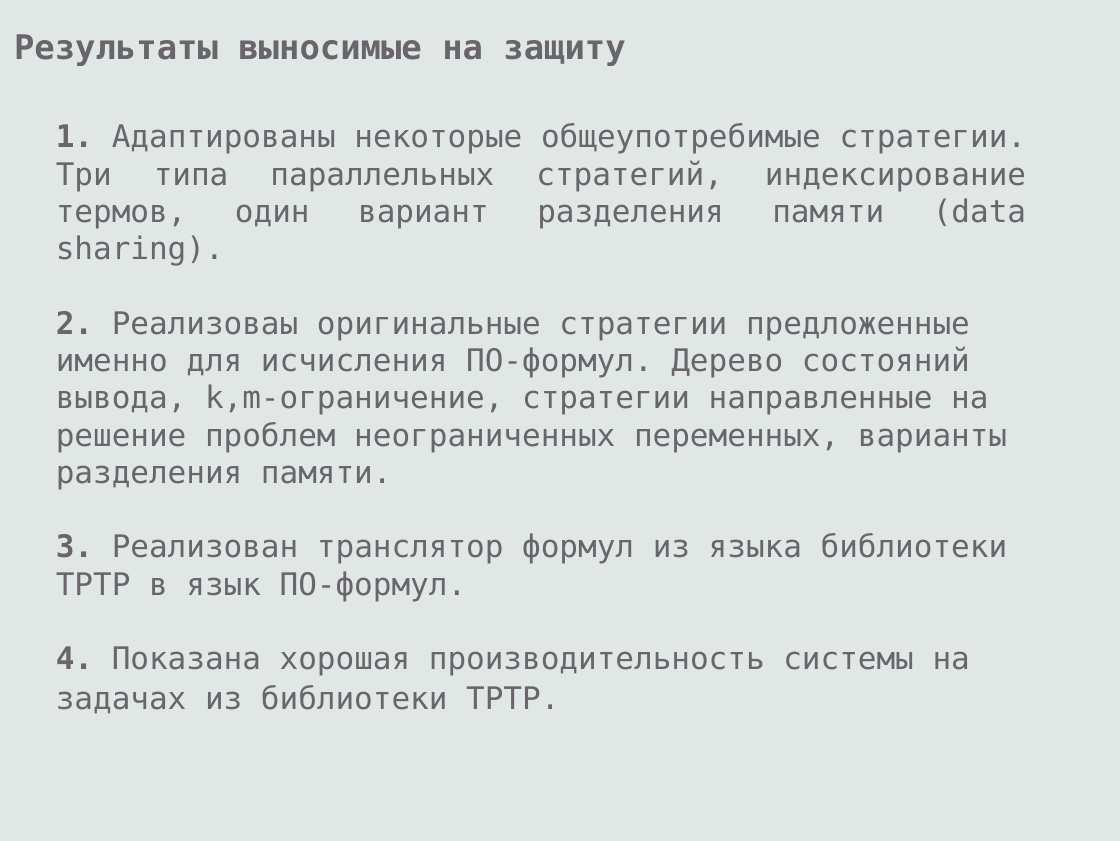
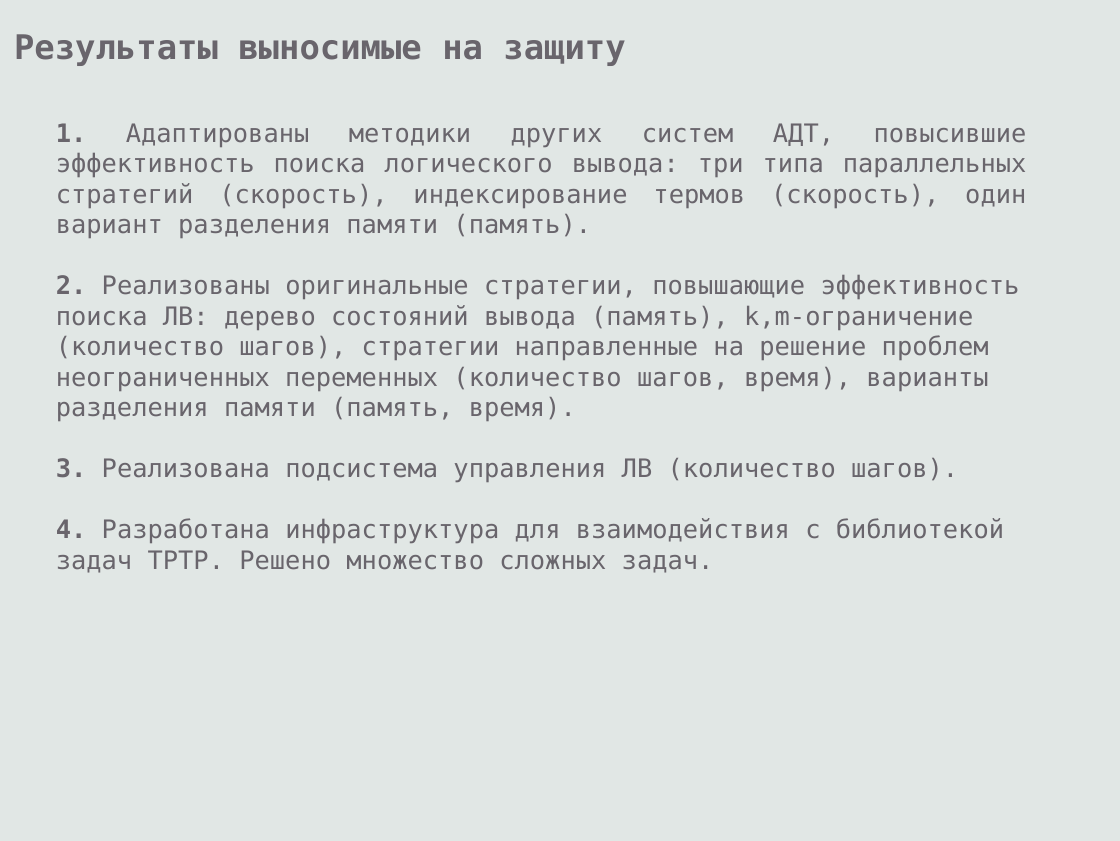
Before and after one commit to eugeneai/prisnif, a slide deck: slide 14 of brick/pres/pacman.odp (slide 11 before the commit). Drawn at 1120x841 pixels with LibreOffice and Linux fonts; fonts in the diff are those of the drawing. Boxes give left, top, right and bottom in pixels: in the first picture for what was removed or moved away, otherwise in the second. Text is boxed around its words. In the diff, an @@ line names an element or a change of style, - is before the commit and + after.

```diff
--- a/brick/pres/pacman.odp
+++ b/brick/pres/pacman.odp
@@ text at (x1=56, y1=123, x2=1027, y2=573): text changed; size 22 to 18 pt @@
-1. Адаптированы некоторые общеупотребимые стратегии. Три типа параллельных стратегий, индексирование термов, один вариант разделения памяти (data sharing).
-2. Реализоваы оригинальные стратегии предложенные именно для исчисления ПО-формул. Дерево состояний вывода, k,m-ограничение, стратегии направленные на решение проблем неограниченных переменных, варианты разделения памяти.
-3. Реализован транслятор формул из языка библиотеки TPTP в язык ПО-формул.
-4. Показана хорошая производительность системы на задачах из библиотеки TPTP.
+1. Адаптированы методики других систем АДТ, повысившие эффективность поиска логического вывода: три типа параллельных стратегий (скорость), индексирование термов (скорость), один вариант разделения памяти (память).
+2. Реализованы оригинальные стратегии, повышающие эффективность поиска ЛВ: дерево состояний вывода (память), k,m-ограничение (количество шагов), стратегии направленные на решение проблем неограниченных переменных (количество шагов, время), варианты разделения памяти (память, время).
+3. Реализована подсистема управления ЛВ (количество шагов).
+4. Разработана инфраструктура для взаимодействия с библиотекой задач TPTP. Решено множество сложных задач.
```
Also in this commit, not shown: 7 other slides changed, 3 slides added, 4 other files.
